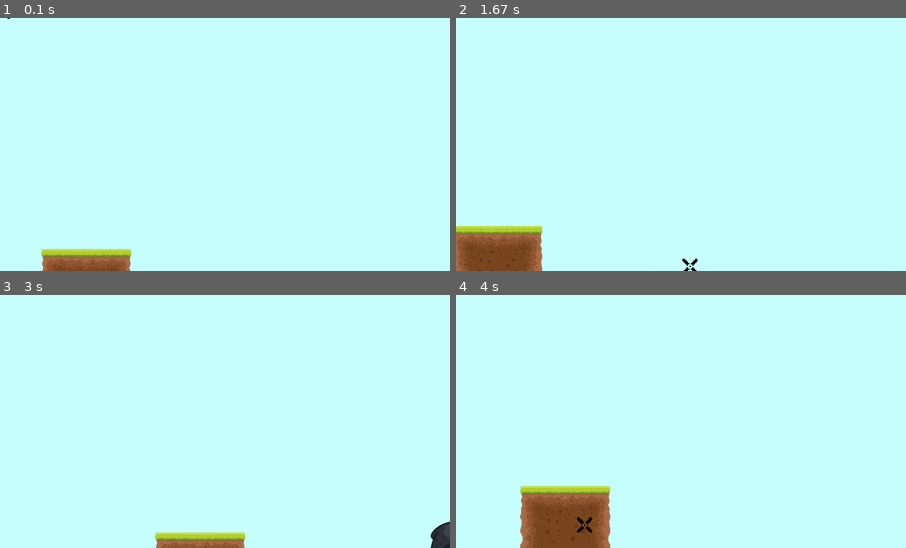
Above: before the commit, frames 1-4 (two rows, left to right).
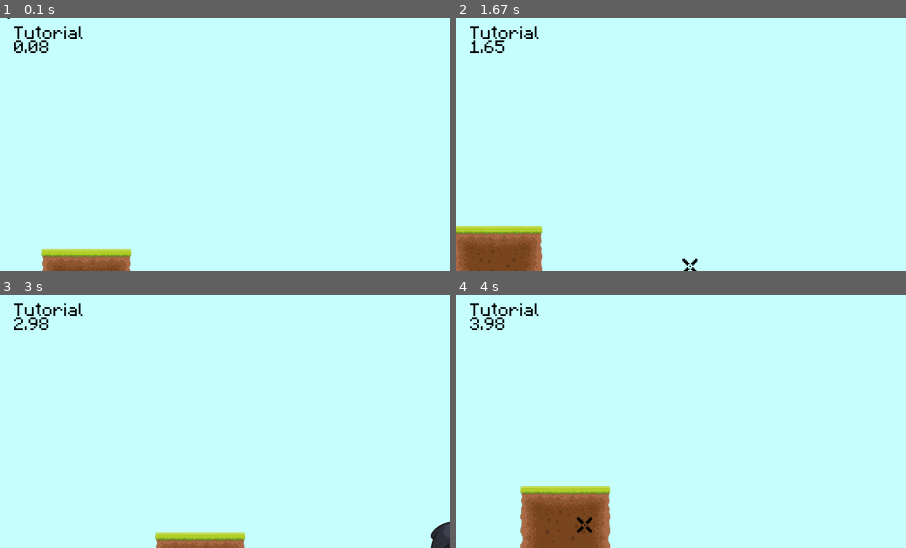
Above: after the commit, the same moments.

Repository: 000Nobody/Pygame-Platformer-Shooter
Game: pygame game, started from main.py
Two runs of this game, one before a commit and one after it. Both use one fixed random seed, a clock stepped at 60 frames per second and the inputs below.
Inputs (mouse positions are % of the whole screen's width and height, from its top left):
- Up to frame 1 (0.1 s): no input
- Up to frame 2 (1.67 s): hold D 0.33-0.8 s; move the mouse to (46, 55) at 0.37 s; hold W 0.83-1.13 s; move the mouse to (82, 47) at 0.87 s; hold D 1.17-1.63 s; move the mouse to (26, 51) at 1.2 s
- Up to frame 3 (3 s): hold A 1.67-2.2 s; move the mouse to (19, 35) at 1.7 s; hold A 2.23-2.63 s; move the mouse to (65, 15) at 2.27 s; hold W from 2.67 s (still down); move the mouse to (62, 59) at 2.7 s
- Up to frame 4 (4 s): release W at 3.03 s; hold D 3.07-3.7 s; move the mouse to (52, 16) at 3.1 s; hold A from 3.73 s (still down); move the mouse to (14, 47) at 3.77 s
The pictures show only the part of the screen within x 0-50%, y 2-52%; the shares and areas given below are measured in that part.

The runs differ from the first frame. In frame 1, 0.6% of the frame differs, in the area x 3-19%, y 3-14%; in frame 2, 0.5%; in frame 3, 0.6%; in frame 4, 0.6%.

Commit message:
Added level diplay

Diff:
--- a/data/maps/map1.txt
+++ b/data/maps/map1.txt
@@ -11,9 +11,9 @@
 0000000000000000000000000000000000000000000000000000
 0000000000000000000000000000000000000000000000000000
 0000000000000000000000000000000000000000000000000000
-1111111111111111111111111111111111111111111111111111
-2222222222222222222222222222222222222222222222222222
-3333333333333333333333333333333333333333333333333333
-4444444444444444444444444444444444444444444444444444
-5555555555555555555555555555555555555555555555555555
-5555555555555555555555555555555555555555555555555555
+5111111111111111111111111111111111111111111111111116
+3222222222222222222222222222222222222222222222222224
+3222222222222222222222222222222222222222222222222224
+3222222222222222222222222222222222222222222222222224
+3222222222222222222222222222222222222222222222222224
+3222222222222222222222222222222222222222222222222224
--- a/main.py
+++ b/main.py
@@ -16,6 +16,7 @@
 pygame.mouse.set_visible(False)
 
 # Create variables
+timer = 0
 scroll = [0,0]
 gravity_strength = 1.8
 bullets = []
@@ -84,6 +85,9 @@
 
 pygame.mixer.music.load('data/sounds/bgmusic.wav')
 pygame.mixer.music.set_volume(0.6)
+
+# Load Fonts
+pixel_font = pygame.font.Font("data/fonts/pixel_font.ttf", 30)
 
 #Classes
 class Level():
@@ -158,7 +162,7 @@
 		self.frame = 0
 		self.action = 'Idle'
 		self.animation_speed = 0
-		self.level = 'tutorial'
+		self.level = 'Tutorial'
 		self.times_jumped = 0
 		self.animation_database = player_animations
 		self.rect = pygame.Rect(int(levels[self.level].player_pos[0]), int(levels[self.level].player_pos[1]), self.width, self.height)
@@ -245,6 +249,8 @@
 		particles.clear()
 		bullets.clear()
 		enemy_bullets.clear()
+		timer = 0
+		self.health = 100
 		self.level = new_level
 		self.rect.topleft = levels[new_level].player_pos
 		for enemy_pos in levels[new_level].enemy_pos:
@@ -471,7 +477,7 @@
 		pygame.draw.circle(display, self.color, (int(self.x - scroll[0]), int(self.y - scroll[1])), int(self.radius))
 
 # Create classes
-levels = {'tutorial':Level('map0', [600, 600], [(2965, 390)]), 'level1':Level('map1', [600, 600], [800, 300])}
+levels = {'Tutorial':Level('map0', [600, 600], [(2965, 390)]), 'Level 1':Level('map1', [600, 600], [(1500, 500)])}
 for level in levels:
 	levels[level].load_map()
 
@@ -547,6 +553,12 @@
 
 	gun.draw(gun.get_angle(pygame.mouse.get_pos()))
 
+	level_text = pixel_font.render(player.level, 1, (0, 0, 0))
+	time_text = pixel_font.render(str((pygame.time.get_ticks()//10)/100), 100, (0, 0, 0))
+
+	display.blit(level_text, (30, 30))
+	display.blit(time_text, (30, 60))
+
 	update_cursor(pygame.mouse.get_pos())
 
 	screen.blit(display, (0, 0))
@@ -558,6 +570,7 @@
 # Main Loop
 while True:
 	clock.tick(60)
+	timer += 1/(clock.get_fps() + 0.01)
 
 	scroll[0] += int((player.rect.x - scroll[0] - (WINDOW_SIZE[0]/2 + player.width/2))/20)
 	scroll[1] += int((player.rect.y - scroll[1] - (WINDOW_SIZE[1]/2 + player.height/2))/20)
@@ -605,6 +618,11 @@
 		player.die()
 	if player.health <= 0:
 		player.die()
+
+# level-change conditions
+	if player.level == 'Tutorial':
+		if enemies == []:
+			player.change_level('Level 1')
 
 # player bullets
 	for bullet in bullets:
Binary file added: data/fonts/pixel_font.ttf
